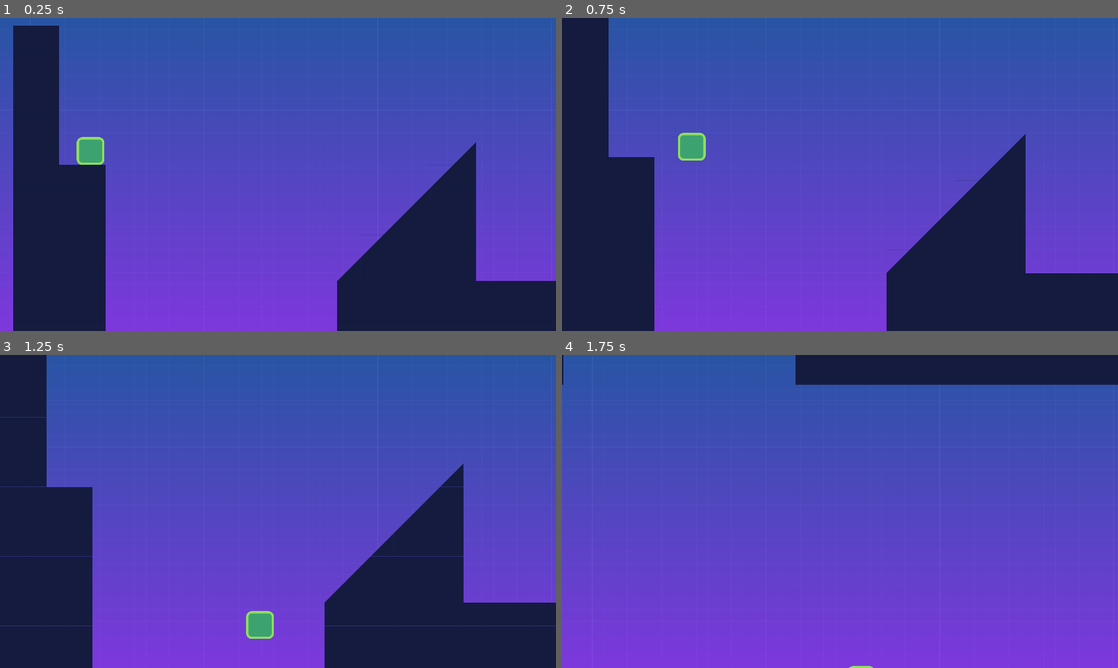
Above: before the commit, frames 1-4 (two rows, left to right).
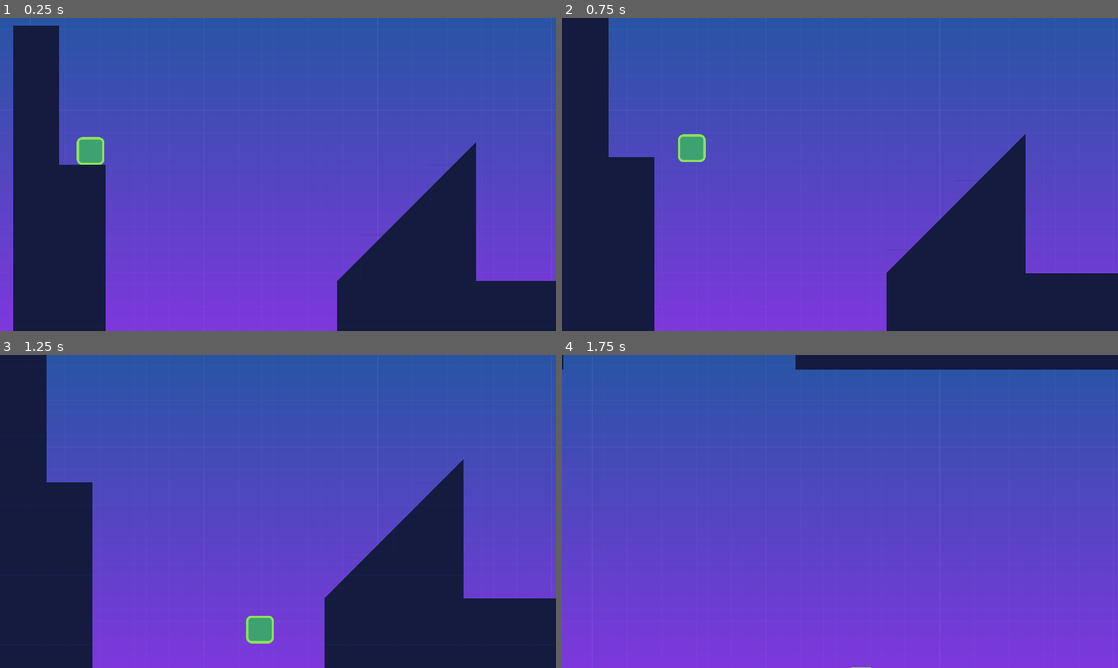
Above: after the commit, the same moments.

Repository: leosolid/plat
Game: Godot game, scene res://src/Levels/LevelTemplate.tscn
Same seed, same stepped clock (60 frames per second), same inputs: the game is played once before the commit and once after it.
Inputs:
- Up to frame 1 (0.25 s): no input
- Up to frame 2 (0.75 s): hold Right (move_right) from 0.53 s (still down)
- Up to frame 3 (1.25 s): keep holding Right (move_right); tap Space (jump) at 0.77 s
- Up to frame 4 (1.75 s): keep holding Right (move_right); tap Space (jump) at 1.52 s

Frame 1 is identical in both runs. In frame 2, 0.1% of the frame differs, in the area x 20-26%, y 36-46%; in frame 3, 1.2%; in frame 4, 2.9%, in the area x 0-100%, y 4-100%.

Commit message:
fix: jumping on slopes

Diff:
--- a/src/Actors/Player.gd
+++ b/src/Actors/Player.gd
@@ -7,7 +7,8 @@
 	var is_jump_interrupted := Input.is_action_just_released("jump") and _velocity.y < 0.0
 	var direction := get_direction()
 	_velocity = calc_move_velocity(_velocity, direction, speed, is_jump_interrupted)
-	_velocity = move_and_slide(_velocity, FLOOR_NORMAL)
+	var snap := Vector2.DOWN * 50.0 if direction.y == 0.0 else Vector2.ZERO
+	_velocity = move_and_slide_with_snap(_velocity, snap, FLOOR_NORMAL, true, 4, PI / 3)
 
 
 func get_direction() -> Vector2:
